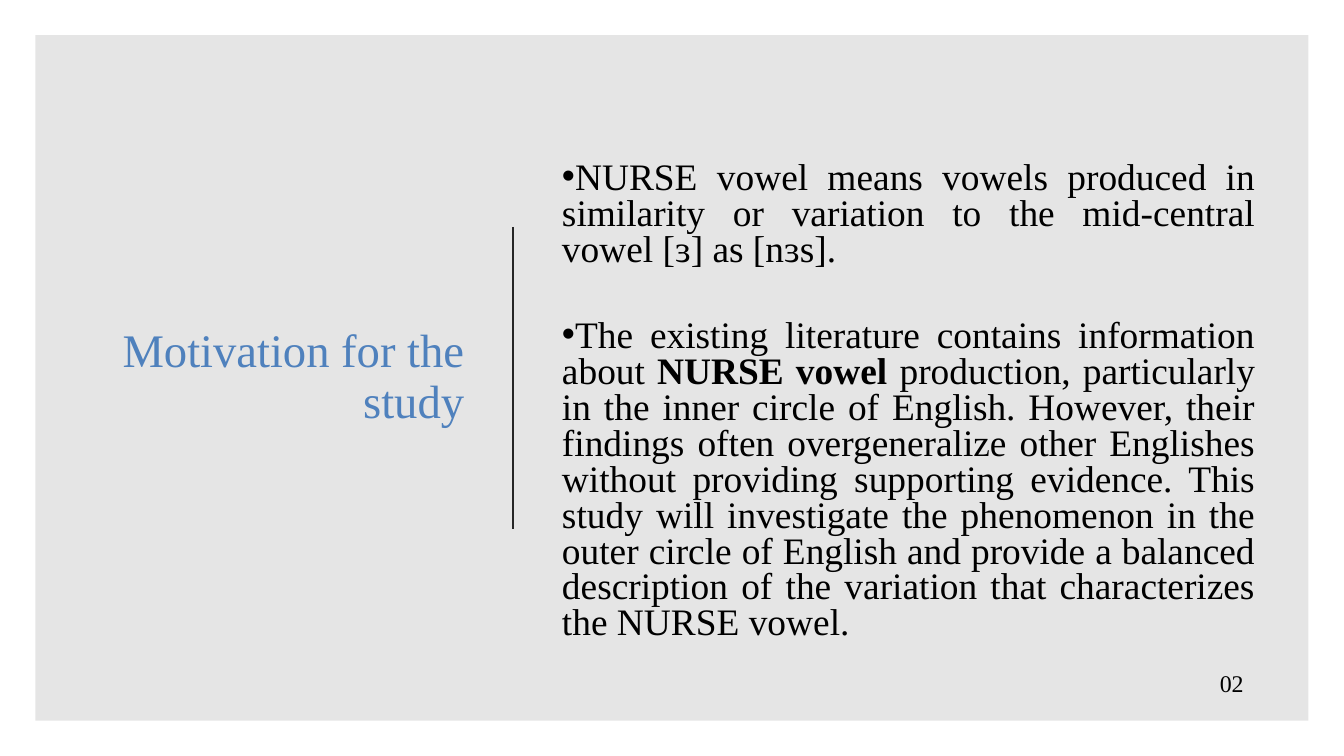
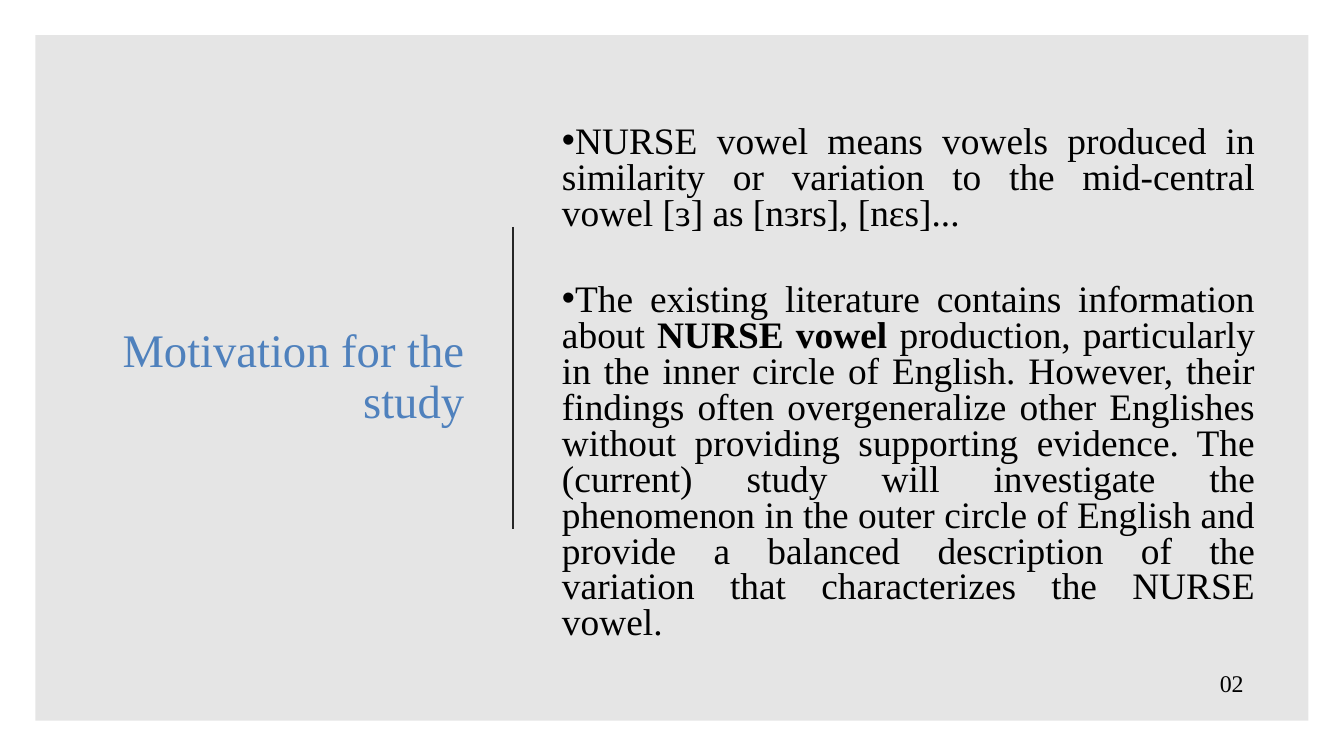
Before and after one commit to ClassOrg-Data-Sci-2024/Computational-mapping-of-NURSE-vowels-in-NE, a slide deck: slide 2 of Presentation.pptx. Drawn at 1344x756 pixels with LibreOffice and Linux fonts; fonts in the diff are those of the drawing. Boxes give left, top, right and bottom in pixels: in the first picture for what was removed or moved away, otherwise in the second. Text is boxed around its words. In the diff, an @@ line names an element or a change of style, - is before the commit and + after.

```diff
--- a/Presentation.pptx
+++ b/Presentation.pptx
@@ text at <box>562,128,1255,636</box>: text changed @@
-• NURSE vowel means vowels produced in similarity or variation to the mid-central vowel [ɜ] as [nɜs].
-• The existing literature contains information about NURSE vowel production, particularly in the inner circle of English. However, their findings often overgeneralize other Englishes without providing supporting evidence. This study will investigate the phenomenon in the outer circle of English and provide a balanced description of the variation that characterizes the NURSE vowel.
+• NURSE vowel means vowels produced in similarity or variation to the mid-central vowel [ɜ] as [nɜrs], [nɛs]...
+• The existing literature contains information about NURSE vowel production, particularly in the inner circle of English. However, their findings often overgeneralize other Englishes without providing supporting evidence. The (current) study will investigate the phenomenon in the outer circle of English and provide a balanced description of the variation that characterizes the NURSE vowel.
```
Also in this commit, not shown: 3 other slides changed.
